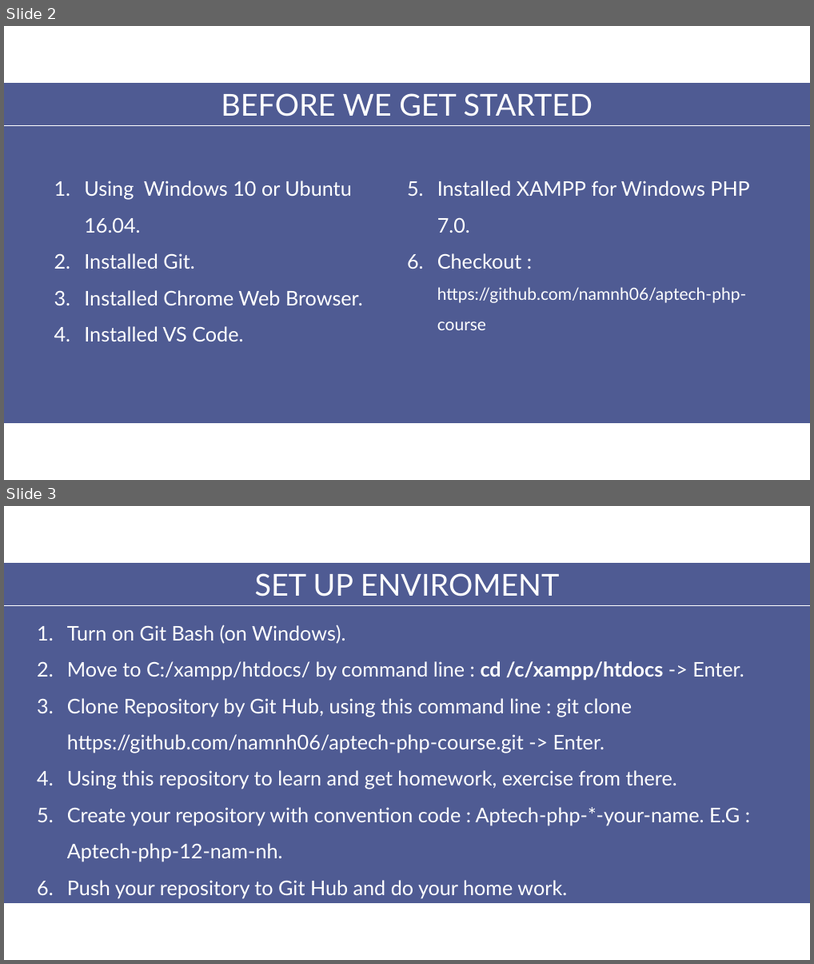
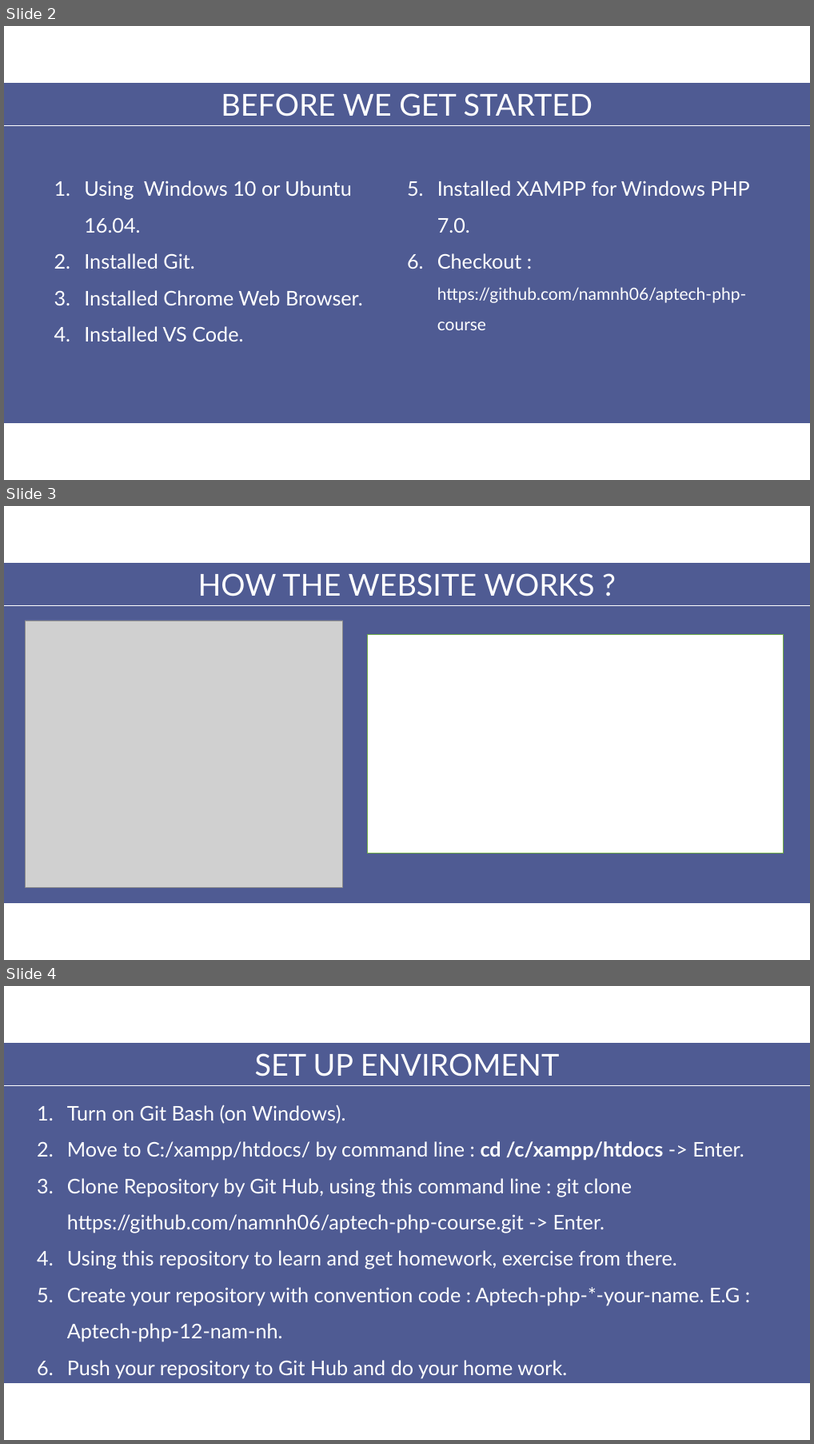
Before and after one commit to aptech-php/aptech-php-course, a slide deck: PHP/slides/1-PHP-Basic.pptx. Shown one above the other, each under a label of ours: slides 2 and 3 before the commit, slides 2, 3 and 4 after it. The pictures are 814x964 and 814x1444 pixels, drawn with LibreOffice and Linux fonts; fonts in the diff are those of the drawing; grey boxes stand for pictures. Boxes give left, top, right and bottom in pixels: in the first picture for what was removed or moved away, otherwise in the second. Text is boxed around its words. In the diff, an @@ line names an element or a change of style, - is before the commit and + after.

```diff
--- a/PHP/slides/1-PHP-Basic.pptx
+++ b/PHP/slides/1-PHP-Basic.pptx
@@ slide 3 added at bbox=[4, 506, 810, 960], background #FFFFFF @@
@@ rectangle added at bbox=[4, 563, 810, 903], fill #4F5B93 @@
@@ text added at bbox=[198, 573, 594, 596], 36 pt, text #FFFFFF @@
+HOW THE WEBSITE WORKS ?
@@ line added from (4, 606) to (810, 606), #FFFFFF 0.5 pt @@
@@ picture added at bbox=[25, 620, 343, 887] @@
@@ rectangle added at bbox=[367, 635, 783, 853], fill #FFFFFF, outline #70AD47 1 pt @@
@@ what was slide 3 is now slide 4 @@
```
Also in this commit, not shown: 7 other files.
